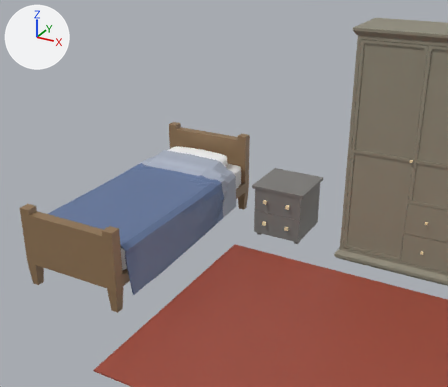
Before and after pictures for a commit that changed the Blender file assets/models/bedroom/sovrum.blend.
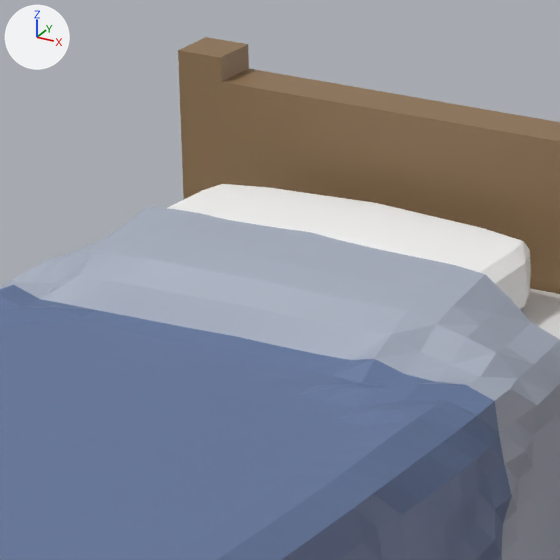
There are two pictures of each version: one from a 50 mm camera at (3.568, -5.291, 2.738) aimed at (1.047, -0.707, 0.446), one close up on the part from 31% to 52% of the width and 30% to 54% of the height. Every picture has the same lights, and +X, +Y and +Z are marked at upper left.

Objects in the first close-up: 'säng_kudde', 'säng_madrass', 'säng_ram', 'säng_täcke'.
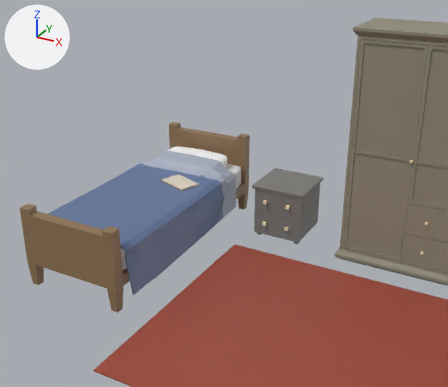
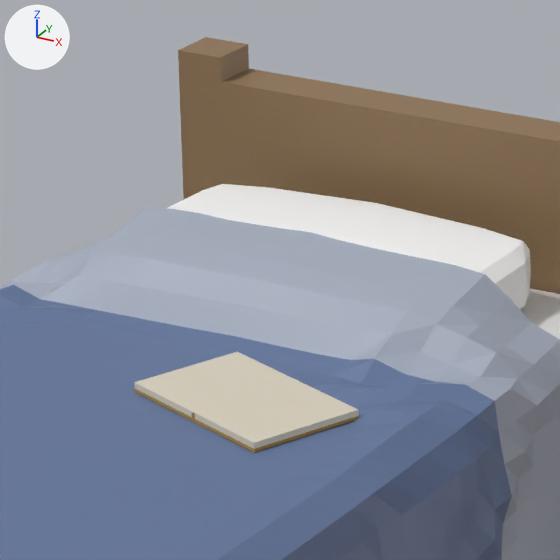
What differs and where, as boxes [x1, y1, x2, y2] in the close-ups (560 x 560 px):
'Cube', added: after [133, 352, 360, 452]

What the commit changed:
Mesh me_cube_007 is new.
It has 26 vertices, 24 faces and spans x -1.0..1.0, y -3.13..1.02, z -1.44..0.0.
It uses material mat_color_palette_texture (picture img_imphenziapixpal_basecolor_png_001).
Object 'Cube' (ob_cube) is new; it shows me_cube_007.
Its location is (0.748, -0.894, 0.548).
Its rotation in degrees is (0, 0, -111).
Its scale is (0.1, 0.075, 0.01).
